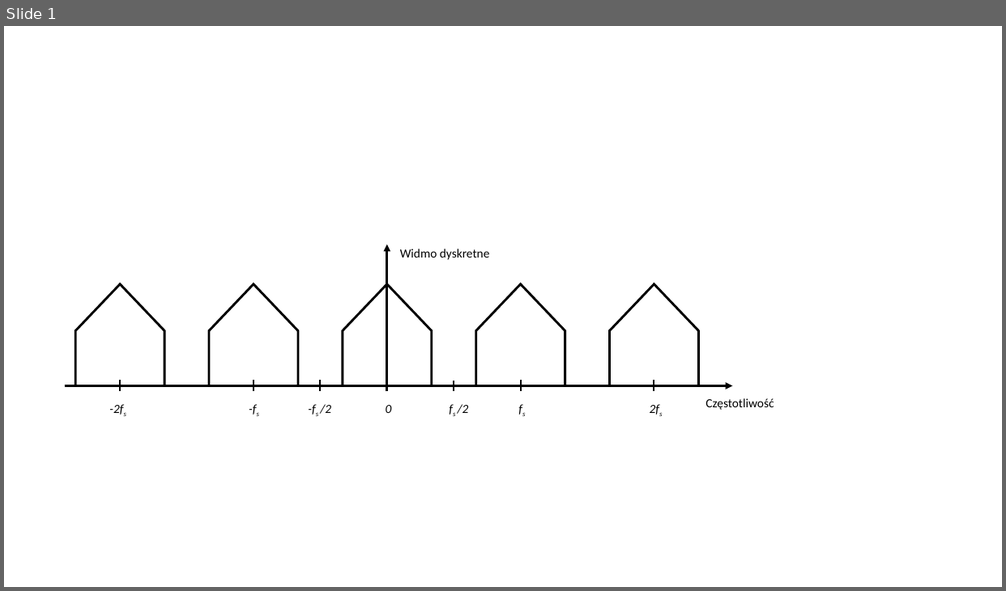
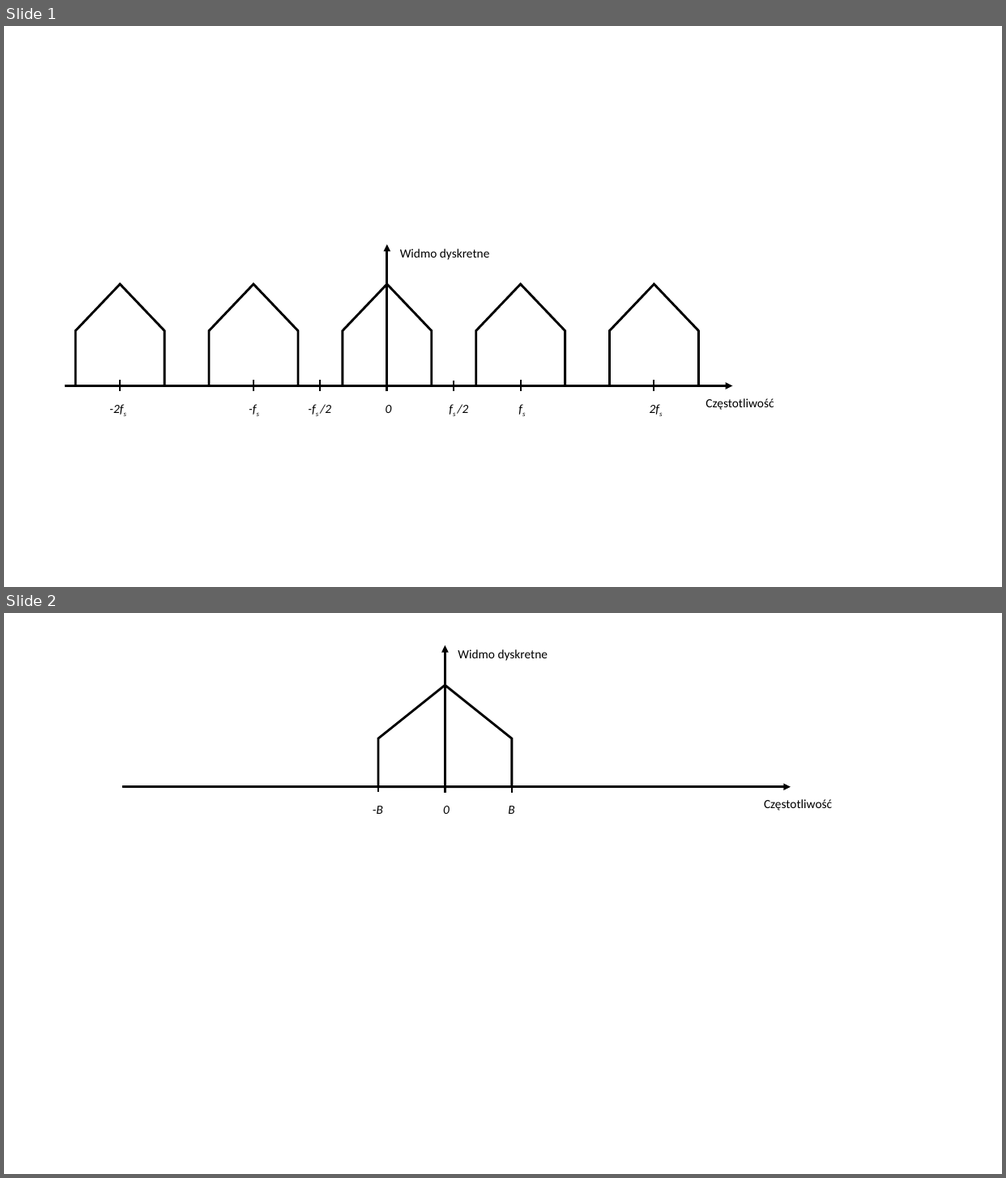
Before and after one commit to BaronTM/PracaMagisterska, a slide deck: Notatka/Rys/PowerPoint/powielenie.pptx. Shown one above the other, each under a label of ours: slide 1 before the commit, slides 1 and 2 after it. The pictures are 1006x591 and 1006x1178 pixels, drawn with LibreOffice and Linux fonts; fonts in the diff are those of the drawing. Boxes give left, top, right and bottom in pixels: in the first picture for what was removed or moved away, otherwise in the second. Text is boxed around its words. In the diff, an @@ line names an element or a change of style, - is before the commit and + after.

```diff
--- a/Notatka/Rys/PowerPoint/powielenie.pptx
+++ b/Notatka/Rys/PowerPoint/powielenie.pptx
@@ slide 2 added at (x1=4, y1=613, x2=1002, y2=1174), background #FFFFFF @@
@@ arrow added from (445, 793) to (445, 645), #000000 2.25 pt @@
@@ text added at (x1=458, y1=649, x2=548, y2=661), 12 pt, text #000000 @@
+Widmo dyskretne
@@ pentagon arrow added at (x1=378, y1=685, x2=512, y2=786), fill #FFFFFF, outline #000000 2.25 pt @@
@@ line added from (378, 781) to (378, 792), #000000 1.5 pt @@
@@ line added from (445, 781) to (445, 793), #000000 1.5 pt @@
@@ line added from (445, 781) to (445, 792), #000000 1.5 pt @@
@@ line added from (512, 781) to (512, 793), #000000 1.5 pt @@
@@ arrow added from (122, 786) to (791, 786), #000000 2.25 pt @@
@@ text added at (x1=373, y1=806, x2=383, y2=814), 12 pt, text #000000, italic @@
+-B
@@ text added at (x1=443, y1=806, x2=450, y2=814), 12 pt, text #000000, italic @@
+0
@@ text added at (x1=508, y1=806, x2=514, y2=814), 12 pt, text #000000, italic @@
+B
@@ text added at (x1=764, y1=799, x2=832, y2=811), 12 pt, text #000000 @@
+Częstotliwość
```
Also in this commit, not shown: 2 other slides added, 42 other files.
